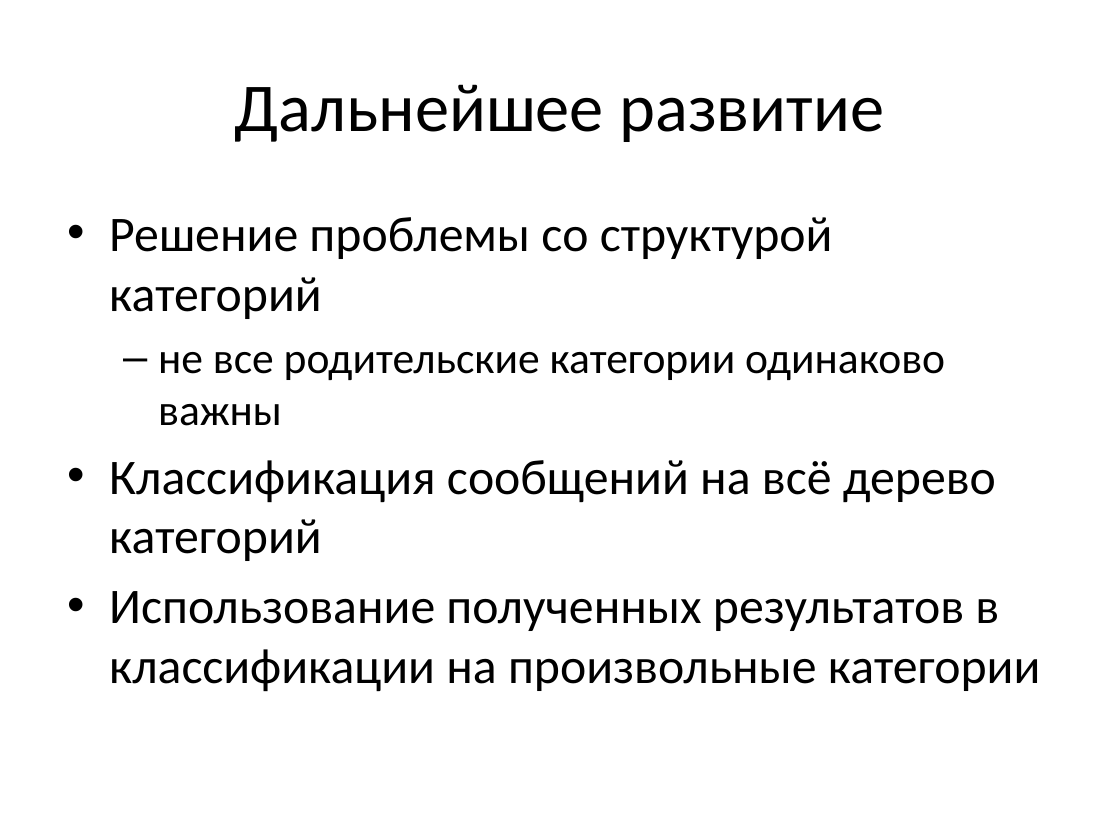
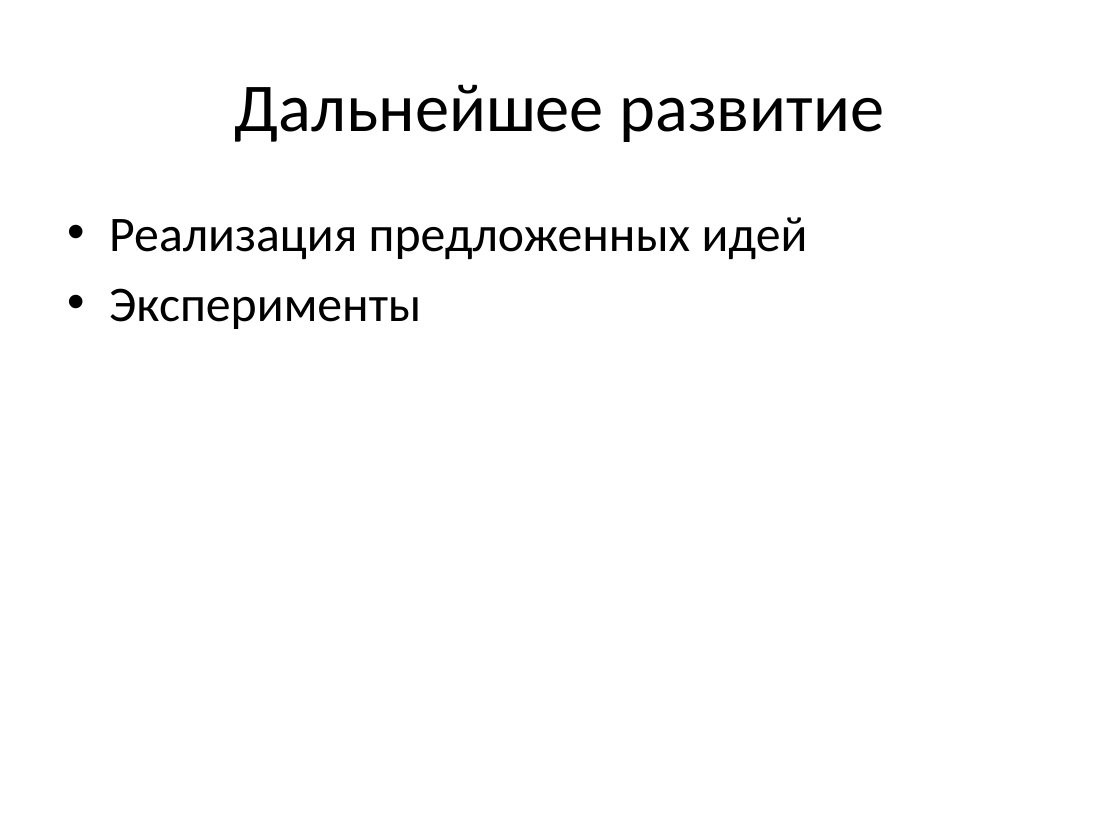
Before and after one commit to ttim/Diploma, a slide deck: slide 12 of docs/spisok2012-slides.pptx (slide 7 before the commit). Drawn at 1120x840 pixels with LibreOffice and Linux fonts; fonts in the diff are those of the drawing. Boxes give left, top, right and bottom in pixels: in the first picture for what was removed or moved away, otherwise in the second. Text is boxed around its words. In the diff, an @@ line names an element or a change of style, - is before the commit and + after.

```diff
--- a/docs/spisok2012-slides.pptx
+++ b/docs/spisok2012-slides.pptx
@@ text at (x1=109, y1=217, x2=808, y2=329): text changed @@
-• Решение проблемы со структурой категорий
-  – не все родительские категории одинаково важны
-• Классификация сообщений на всё дерево категорий
-• Использование полученных результатов в классификации на произвольные категории
+• Реализация предложенных идей
+• Эксперименты
```
Also in this commit, not shown: 4 other slides changed, 5 slides added, 1 other file.
